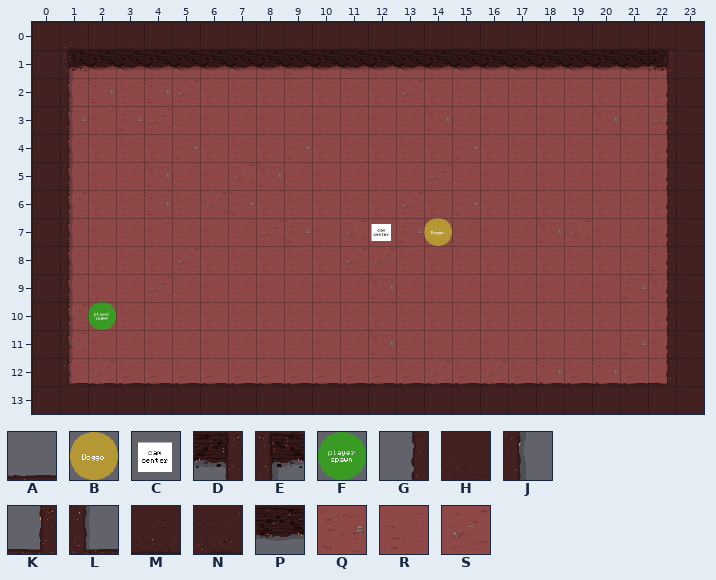
Two states of a Tiled map, assets/tilemaps/level1BossRoom.tmx. Above is the file before it was changed.
Cells are 64x64 px. Shown: x 0..23, y 0..13.
Key: from "tiles 1": A 1, B 7, C 9, D 10, E 12, F 16, G 20, H 21, J 22, K 23, L 24, M 31, N 34, P 41, Q 50, R 51, S 52.
_ is an empty cell, # one hidden under a higher layer.
Layers that did not change in this view are not listed.
Layer "0" before, first column x 0:
 0 ########################
 1 #SRRRRRRRQRSRRRRRRRRRRR#
 2 #RQRQSRRRRRRRSRRRRRRRRR#
 3 #QRQSRRRRRRRRRQRRRRRQRS#
 4 #RRRRQRRRQRRRRRQRRRRRRR#
 5 #RRRQRRSQRRRRRSRRRRRRRR#
 6 #SRRQRSQRRRRRSRQRRRRRRR#
 7 #RRRRRRRSQRSRQQRRRQSRRR#
 8 #RRRRSRRRRRSSRRRRRRRRRQ#
 9 #RRRSRRRRRRRQRRRRRRRRQQ#
10 #SRRRRRRRRRRRRRRRRRRRRR#
11 #SRRRRRRRRRRQRRRRRRRRQR#
12 #RSRRRRRRRRRRRSRSRQRQRR#
13 ########################
Layer "1" before, first column x 0:
 0 HNMMMMMMMMMMMMMMMMMMMMMH
 1 HEPPPPPPPPPPPPPPPPPPPPDH
 2 HJ____________________GH
 3 HJ____________________GH
 4 HJ____________________GH
 5 HJ____________________GH
 6 HJ____________________GH
 7 HJ____________________GH
 8 HJ____________________GH
 9 HJ____________________GH
10 HJ____________________GH
11 HJ____________________GH
12 HLAAAAAAAAAAAAAAAAAAAAKH
13 HHHHHHHHHHHHHHHHHHHHHHHH
After:
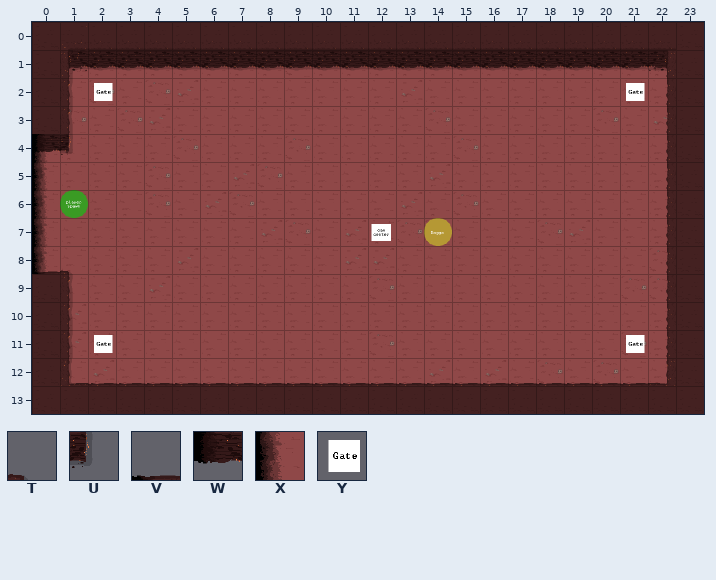
Further tiles: from "tiles 1": T 3, U 13, V 19, W 29, X 39, Y 59.
The commit says: dashers in boss fight
What changed:
Changed rows in their new state; . is an unchanged cell.
Layer "0":
first column x 0:
 4 X.
 5 X.
 6 XR
 7 X.
 8 X.
Layer "1":
first column x 0:
 4 WU
 5 __
 6 __
 7 __
 8 VT
Layer "markers":
first column x 2:
 2 Y..................Y
first column x 1:
 6 F
first column x 2:
10 _...................
11 Y..................Y
Boxes around the changes in both pictures, in picture pixels (x1, y1, x2, y2):
added: (94, 83, 113, 101)
added: (626, 83, 645, 101)
changed: (32, 134, 88, 274)
changed: (88, 302, 116, 353)
added: (626, 335, 645, 353)
